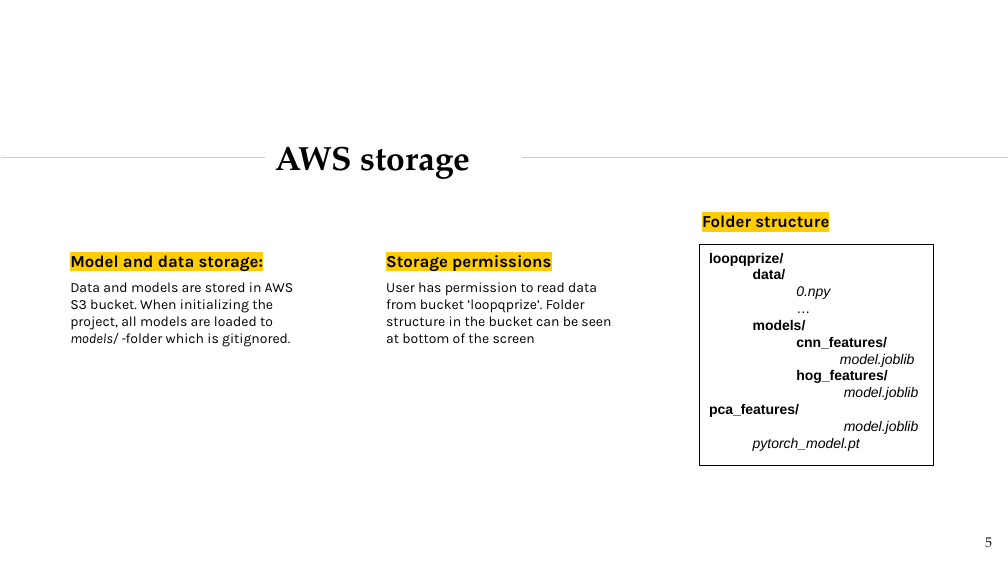
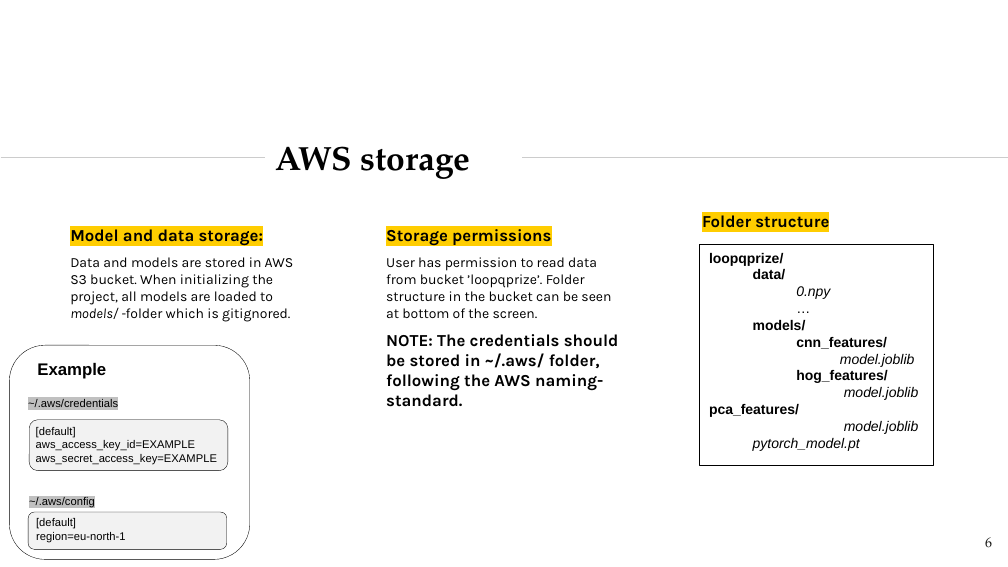
Before and after one commit to TeemuSo/Loop-Q-prize, a slide deck: slide 6 of reports/Emotion recognition - LoopQPrize.pptx (slide 5 before the commit). Drawn at 1008x567 pixels with LibreOffice and Linux fonts; fonts in the diff are those of the drawing. Boxes give left, top, right and bottom in pixels: in the first picture for what was removed or moved away, otherwise in the second. Text is boxed around its words. In the diff, an @@ line names an element or a change of style, - is before the commit and + after.

Commit message:
Updated documentation. Created final predictions.
Created new notebook where model loading can be experimented. Here also the final model can be loaded.

```diff
--- a/reports/Emotion recognition - LoopQPrize.pptx
+++ b/reports/Emotion recognition - LoopQPrize.pptx
@@ subtitle "Model and data storage:": place and size @@
-subtitle "Model and data storage:" at (70, 252, 294, 347)
+subtitle "Model and data storage:" at (70, 227, 294, 322)
@@ text "Storage permissions": place and size @@
-text "Storage permissions" at (386, 255, 611, 343)
+text "Storage permissions" at (386, 229, 619, 407)
@@ text at (386, 257, 619, 407): text changed @@
-User has permission to read data from bucket ’loopqprize’. Folder structure in the bucket can be seen at bottom of the screen
+User has permission to read data from bucket ’loopqprize’. Folder structure in the bucket can be seen at bottom of the screen.
+NOTE: The credentials should be stored in ~/.aws/ folder, following the AWS naming-standard.
@@ rounded rectangle added at (9, 345, 250, 558), fill #FFFFFF, outline #000000 0.25 pt @@
@@ text added at (37, 363, 106, 379), 12 pt, text #000000, bold @@
+Example
@@ text added at (28, 399, 118, 407), 8 pt, text #000000 @@
+~/.aws/credentials
@@ rounded rectangle added at (29, 419, 228, 470), fill #F2F2F2, outline #000000 0.25 pt @@
@@ text added at (36, 427, 217, 464), 8 pt, text #000000 @@
+[default]
+aws_access_key_id=EXAMPLE
+aws_secret_access_key=EXAMPLE
@@ text added at (29, 497, 95, 508), 8 pt, text #000000 @@
+~/.aws/config
@@ rounded rectangle added at (28, 512, 227, 549), fill #F2F2F2, outline #000000 0.25 pt @@
@@ text added at (36, 518, 126, 542), 8 pt, text #000000 @@
+[default]
+region=eu-north-1
@@ page number at (985, 537, 992, 548): text changed @@
-5
+6
```
Also in this commit, not shown: 10 other slides changed, 10 slides added, 33 slides removed, 11 other files.
